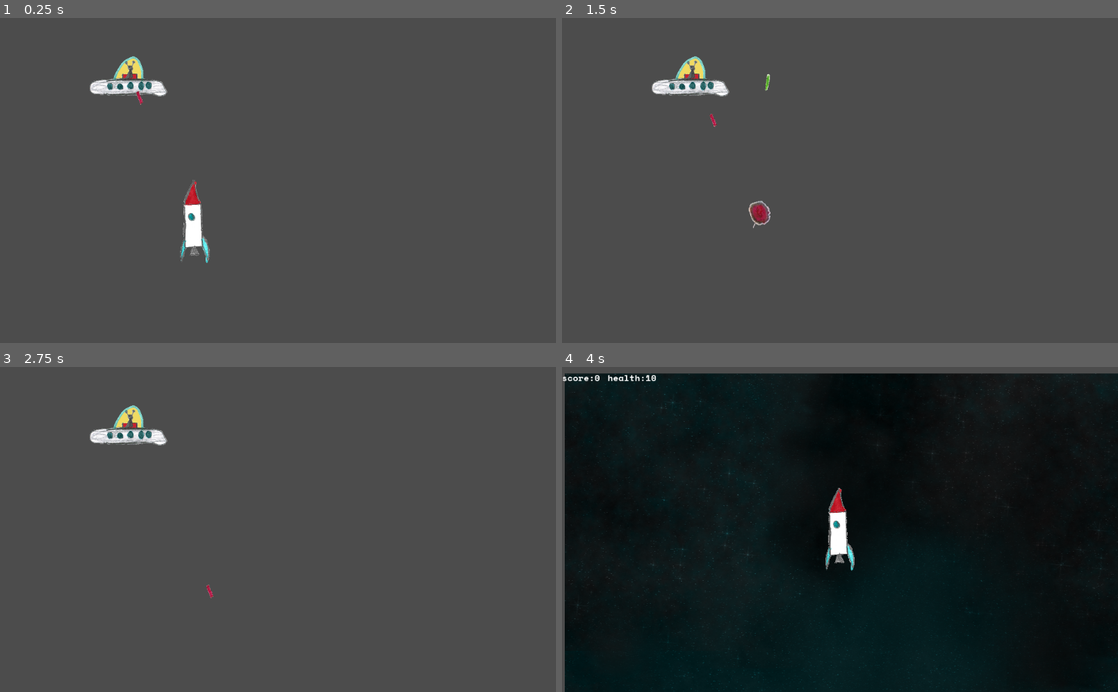
Above: before the commit, frames 1-4 (two rows, left to right).
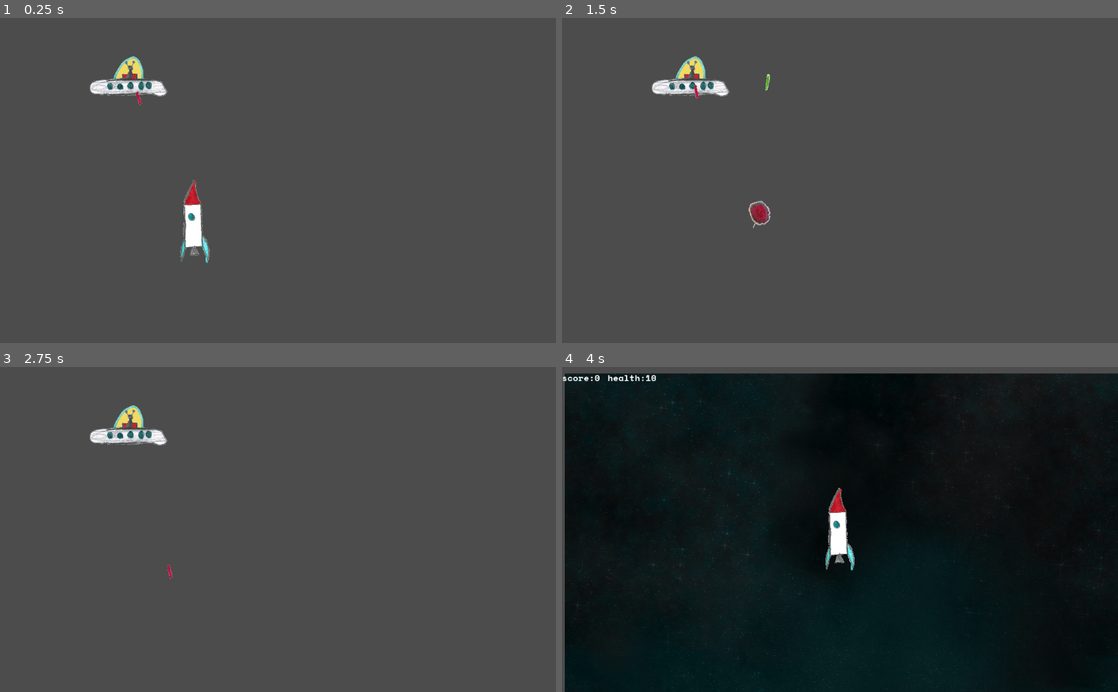
Above: after the commit, the same moments.

Repository: the-g-force/FamJam-April2020
Game: Godot game, scene res://src/TestScene.tscn
The game is run twice, just before and just after one commit, with the same random seed, the same clock (stepped at 60 frames per second) and the same inputs. This scene is started directly instead of the project's main scene. Sound files missing from this copy of the repository are replaced by a short silence.
Inputs:
- Up to frame 1 (0.25 s): no input
- Up to frame 2 (1.5 s): hold Right (TurnRight) 0.53-1.28 s; tap Space (Fire) at 0.6 s; hold Left (TurnLeft) from 1.28 s (still down); tap Delete (die) at 1.35 s
- Up to frame 3 (2.75 s): release Left (TurnLeft) at 2.03 s; hold Right (TurnRight) from 2.03 s (still down); tap Space (Fire) at 2.1 s
- Up to frame 4 (4 s): tap Enter at 2.75 s; release Right (TurnRight) at 2.78 s; hold Up (Thrust) 2.78-3.5 s; tap Delete (die) at 2.85 s; click "Restart" at 3.5 s

The runs differ from the first frame. In frame 1, less than 0.1% of the frame differs, in the area x 24-26%, y 22-27%; in frame 2, less than 0.1%; in frame 3, less than 0.1%, in the area x 30-39%, y 60-72%; in frame 4, nothing differs.

Commit message:
Add variance to accuracy
Also, slowed the rate of shooting a bit

Diff:
--- a/project/src/UFO.gd
+++ b/project/src/UFO.gd
@@ -1,9 +1,11 @@
 extends Area2D
 
 export var speed : float = 100
-export var shoot_delay : float = 1
+export var shoot_delay : float = 1.5
 export var bullet_speed : float = 200
-export var shoot_variance : float = 0.2
+export var shoot_variance : float = 0.3
+# Accurance range in Radians
+export var accuracy_variance : float = 0.5
 
 var _dead = false
 var _target : Node2D
@@ -32,8 +34,13 @@
 func _process(_delta:float):
 	if _target and _can_shoot and not _dead:
 		var bullet = _EnemyBullet.instance()
+
+		# Determine the trajectory of the bullet
+		var trajectory : Vector2 = _target.get_global_transform().get_origin() - get_global_transform().origin
+		trajectory = trajectory.rotated(rand_range(-accuracy_variance, accuracy_variance))
+
+		# Confugure the bullet and add it to the screen
 		bullet.position = get_global_transform().origin
-		var trajectory : Vector2 = _target.get_global_transform().get_origin() - get_global_transform().origin
 		bullet.forward_vector = trajectory.normalized()
 		get_tree().get_root().add_child(bullet)
 		$ShootSound.play()
